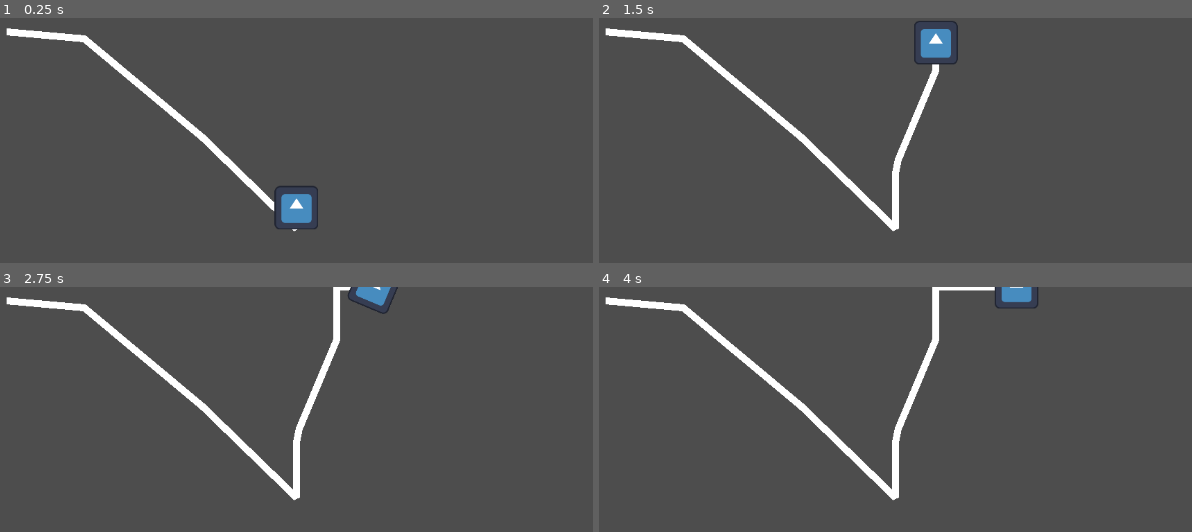
Above: before the commit, frames 1-4 (two rows, left to right).
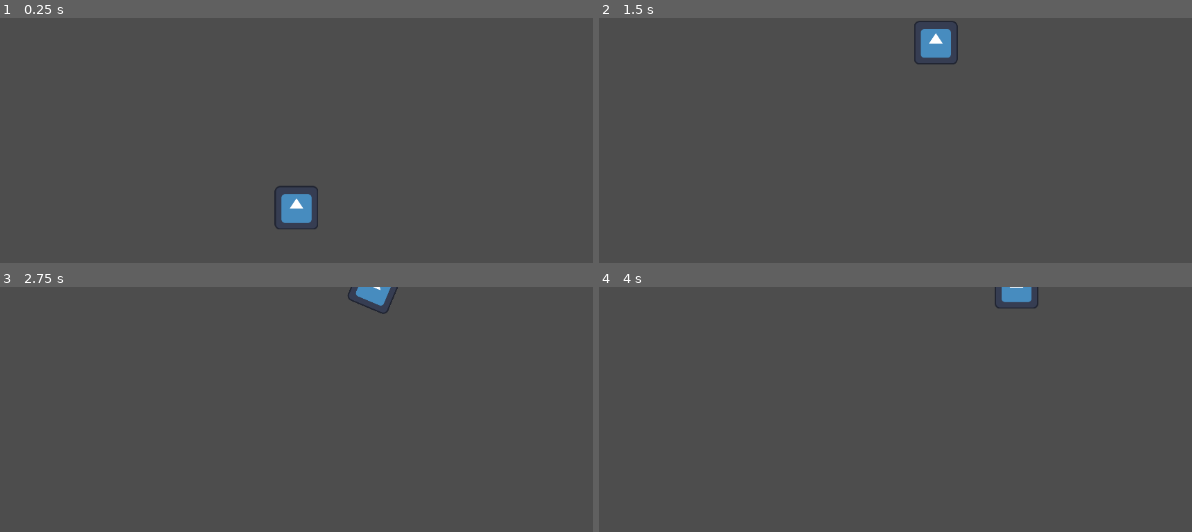
Above: after the commit, the same moments.

Repository: tylercchase/gmtk-2025
Game: Godot game, scene res://src/main.tscn
Same seed, same stepped clock (60 frames per second), same inputs: the game is played once before the commit and once after it. The engine's default icon, where the game draws it, is replaced by a stand-in: a white triangle on a blue panel in a dark square.
Inputs:
- Up to frame 1 (0.25 s): no input
- Up to frame 2 (1.5 s): hold D (move_right) 0.53-1.28 s; hold A (move_left) from 1.28 s (still down)
- Up to frame 3 (2.75 s): tap Enter at 2 s; release A (move_left) at 2.03 s; hold D (move_right) from 2.03 s (still down)
- Up to frame 4 (4 s): release D (move_right) at 3.53 s; hold A (move_left) from 3.53 s (still down)

The runs differ from the first frame. In frame 1, 1.7% of the frame differs, in the area x 1-51%, y 4-88%; in frame 2, 2.7%; in frame 3, 3.0%; in frame 4, 3.1%, in the area x 1-67%, y 0-88%.

Commit message:
style: line uses texture

Diff:
--- a/src/segments/segment_manager.tscn
+++ b/src/segments/segment_manager.tscn
@@ -1,7 +1,8 @@
-[gd_scene load_steps=3 format=3 uid="uid://6ppqphm8w01t"]
+[gd_scene load_steps=4 format=3 uid="uid://6ppqphm8w01t"]
 
 [ext_resource type="Script" uid="uid://bk1uk53qxpegm" path="res://src/segments/segment_manager.gd" id="1_f8jwr"]
 [ext_resource type="PackedScene" uid="uid://p8n7ha1b8gv7" path="res://src/segments/player_segment.tscn" id="2_i10sa"]
+[ext_resource type="Texture2D" uid="uid://ofhq8wn1748o" path="res://icon.svg" id="3_i10sa"]
 
 [node name="SegmentManager" type="Node2D" node_paths=PackedStringArray("trail_line")]
 script = ExtResource("1_f8jwr")
@@ -9,4 +10,4 @@
 trail_line = NodePath("Line2D")
 
 [node name="Line2D" type="Line2D" parent="."]
-points = PackedVector2Array(109, 20, 221, 30, 391, 172)
+texture = ExtResource("3_i10sa")
